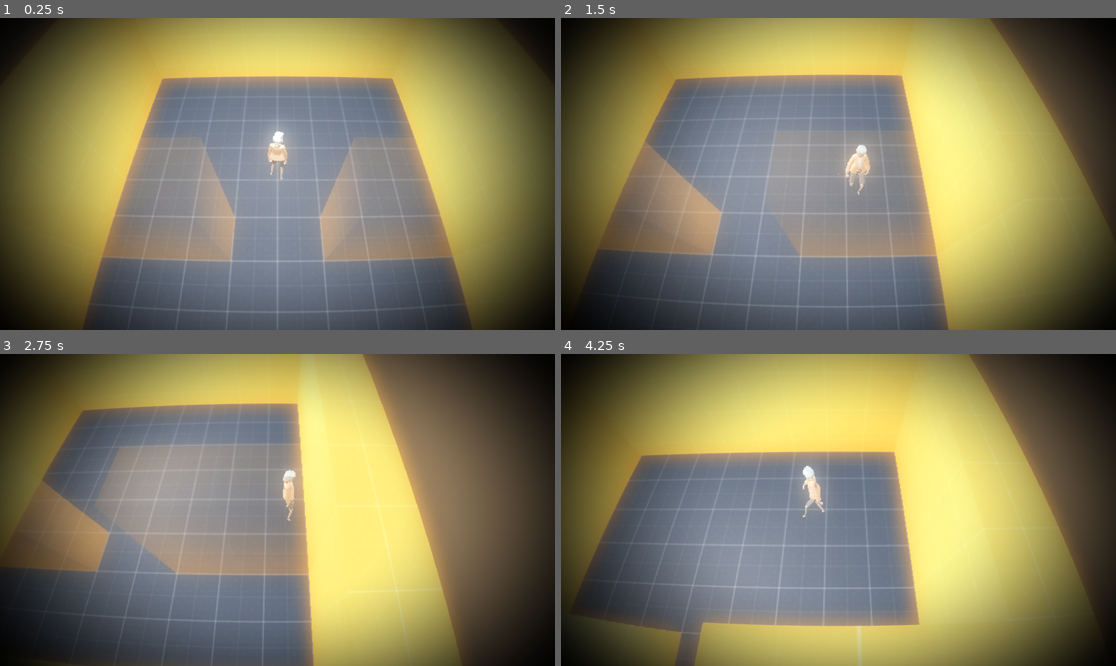
Above: before the commit, frames 1-4 (two rows, left to right).
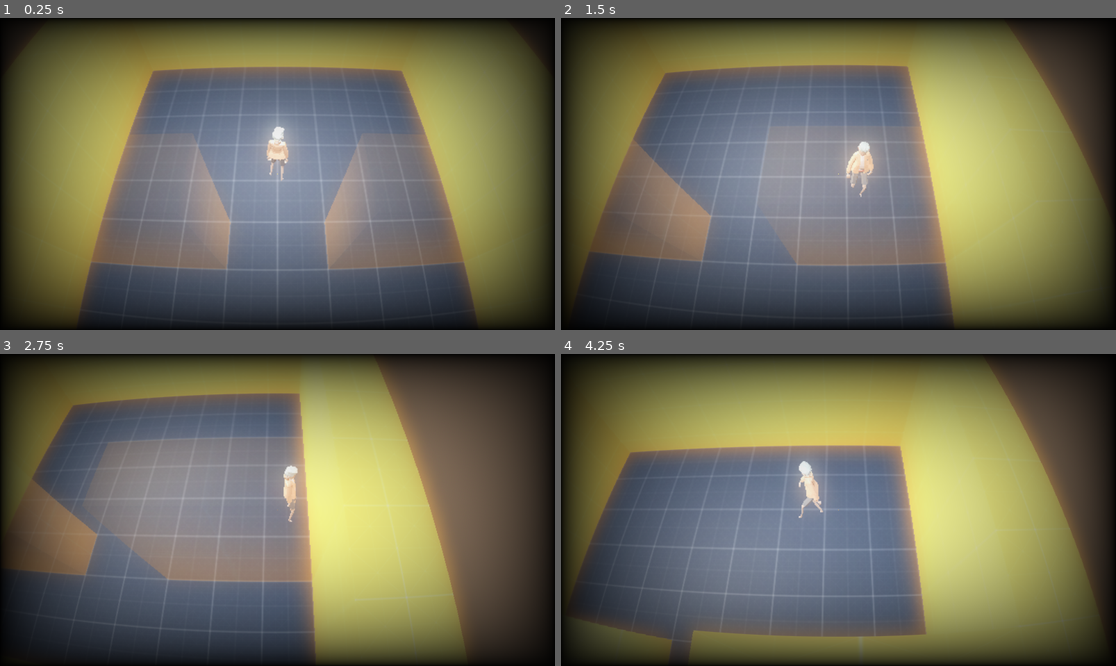
Above: after the commit, the same moments.

Repository: rafaeldelboni/godot-top-down-camera
Game: Godot game, scene res://scenes/main.tscn
The game is run twice, just before and just after one commit, with the same random seed, the same clock (stepped at 60 frames per second) and the same inputs.
Inputs:
- Up to frame 1 (0.25 s): no input
- Up to frame 2 (1.5 s): hold D (right) 0.53-1.28 s; tap Shift (run) at 0.6, 1.35 s; hold S (backward) from 1.28 s (still down)
- Up to frame 3 (2.75 s): release S (backward) at 2.03 s; hold D (right) from 2.03 s (still down); tap Shift (run) at 2.1 s
- Up to frame 4 (4.25 s): release D (right) at 2.78 s; hold W (forward) 2.78-3.53 s; tap Shift (run) at 2.85, 3.6 s; hold A (left) from 3.53 s (still down)

The runs differ from the first frame. In frame 1, 40% of the frame differs, in the area x 0-100%, y 0-100%; in frame 2, 43%; in frame 3, 39%; in frame 4, 48%.

Commit message:
refact: better shaders code

Diff:
--- a/scenes/main.tscn
+++ b/scenes/main.tscn
@@ -7,6 +7,12 @@
 [ext_resource type="PackedScene" uid="uid://bhbdpbplq2rot" path="res://scenes/top_down_camera.tscn" id="4_jm68s"]
 [ext_resource type="Shader" path="res://shaders/vignette.gdshader" id="6_p8nji"]
 [ext_resource type="Shader" path="res://shaders/fisheye.gdshader" id="7_3gavx"]
+
+[sub_resource type="Gradient" id="Gradient_gk1f3"]
+colors = PackedColorArray(0, 0.0239335, 0.0993185, 1, 1, 1, 1, 1)
+
+[sub_resource type="GradientTexture1D" id="GradientTexture1D_scp7k"]
+gradient = SubResource("Gradient_gk1f3")
 
 [sub_resource type="ProceduralSkyMaterial" id="ProceduralSkyMaterial_lx0gb"]
 sky_horizon_color = Color(0.64625, 0.65575, 0.67075, 1)
@@ -22,6 +28,8 @@
 glow_enabled = true
 glow_bloom = 1.0
 adjustment_enabled = true
+adjustment_contrast = 1.1
+adjustment_color_correction = SubResource("GradientTexture1D_scp7k")
 
 [sub_resource type="CameraAttributesPractical" id="CameraAttributesPractical_iwye1"]
 exposure_multiplier = 1.5
@@ -32,15 +40,13 @@
 
 [sub_resource type="ShaderMaterial" id="ShaderMaterial_uumoy"]
 shader = ExtResource("7_3gavx")
-shader_parameter/amount = 1.25
+shader_parameter/effect_amount = 1.5
 
 [sub_resource type="ShaderMaterial" id="ShaderMaterial_8dnuw"]
 shader = ExtResource("6_p8nji")
-shader_parameter/player_position = Vector2(0.5, 0.5)
-shader_parameter/color = Color(0, 0, 0, 1)
-shader_parameter/MULTIPLIER = 0.75
-shader_parameter/SCALE = 1.0
-shader_parameter/SOFTNESS = 0.65
+shader_parameter/vignette_intensity = 0.75
+shader_parameter/vignette_opacity = 0.75
+shader_parameter/vignette_rgb = Color(0, 0, 0, 1)
 
 [node name="world" type="Node3D"]
 
--- a/scenes/player/animation.gd
+++ b/scenes/player/animation.gd
@@ -13,6 +13,5 @@
 	animation_player["playback_default_blend_time"] = 0.2
 
 func set_moving_speed(value : float) -> void:
-	print(value)
 	move_speed = clamp(value, 0.0, 1.0)
 	self.set(moving_blend_path, move_speed)
--- a/shaders/fisheye.gdshader
+++ b/shaders/fisheye.gdshader
@@ -1,43 +1,58 @@
+// Converted from https://www.shadertoy.com/view/td2GzW
 shader_type canvas_item;
-
-uniform float amount = 0.0;
 uniform sampler2D SCREEN_TEXTURE : hint_screen_texture, filter_linear_mipmap;
 
+// Anti fish eye (negative amount) / fish eye (positive)
+uniform float effect_amount : hint_range(-1.5, 1.5) = 1.0;
+
 void fragment() {
-	// godot rewiring
+	// glsl -> godot shader
 	vec2 iResolution = 1.0 / SCREEN_PIXEL_SIZE;
 	vec4 fragCoord = FRAGCOORD;
-	vec2 p = fragCoord.xy / iResolution.x;//normalized coords with some cheat
-	                                                         //(assume 1:1 prop)
-	float prop = iResolution.x / iResolution.y;//screen proroption
-	vec2 m = vec2(0.5, 0.5 / prop);//center coords
-	vec2 d = p - m;//vector from center to current fragment
-	float r = sqrt(dot(d, d)); // distance of pixel from center
 
-	float power = amount;
+	//normalized coords
+	vec2 p = fragCoord.xy / iResolution.x;
 
-	float bind;//radius of 1:1 effect
+	//screen proroption
+	float prop = iResolution.x / iResolution.y;
+
+	//center coords
+	vec2 m = vec2(0.5, 0.5 / prop);
+
+	//vector from center to current fragment
+	vec2 d = p - m;
+
+	// distance of pixel from center
+	float r = sqrt(dot(d, d));
+
+	float power = effect_amount;
+
+	//radius of 1:1 effect
+	float bind;
+
+	//stick to borders
 	if (power > 0.0)
-        bind = sqrt(dot(m, m));//stick to corners
-	else {if (prop < 1.0)
-        bind = m.x;
-    else
-        bind = m.y;}//stick to borders
+		bind = sqrt(dot(m, m));
+	else {
+		if (prop < 1.0)
+    		bind = m.x;
+    	else
+        	bind = m.y;
+	}
 
-	//Weird formulas
 	vec2 uv;
-	if (power > 0.0)//fisheye
+	//fisheye
+	if (power > 0.0)
 		uv = m + normalize(d) * tan(r * power) * bind / tan( bind * power);
-	else if (power < 0.0)//antifisheye
+	//antifisheye
+	else if (power < 0.0)
 		uv = m + normalize(d) * atan(r * -power * 10.0) * bind / atan(-power * bind * 10.0);
-	else uv = p;//no effect for power = 1.0
-
+	//no effect for power = 1.0
+	else
+		uv = p;
     uv.y *= prop;
 
 	vec3 col = texture(SCREEN_TEXTURE, uv).rgb;
 
-    // inverted
-	//vec3 col = texture(iChannel0, vec2(uv.x, 1.0 - uv.y)).rgb;//Second part of cheat
-	                                                  //for round effect, not elliptical
 	COLOR = vec4(col, 1.0);
 }
--- a/shaders/vignette.gdshader
+++ b/shaders/vignette.gdshader
@@ -1,29 +1,23 @@
 shader_type canvas_item;
-uniform vec2 player_position;
-uniform vec4 color : source_color = vec4(0.305, 0.298, 0.341,1);
 
-uniform float MULTIPLIER = 0.56;
-uniform float SCALE = 0.5;
-uniform float SOFTNESS = 0.65;
+uniform float vignette_intensity = 0.4;
+uniform float vignette_opacity : hint_range(0.0, 1.0) = 0.5;
+uniform vec4 vignette_rgb : source_color = vec4(0.0, 0.0, 0.0, 1.0);
 
+uniform sampler2D SCREEN_TEXTURE : hint_screen_texture, filter_linear_mipmap;
 
-float circle(vec2 position, float radius, float feather)
-{
-	return smoothstep(radius, radius + feather, dot(position, position ) * 8.0);
-}
-
-float vigTypeB(vec2 dude){
-	float vignette = circle(dude - vec2(player_position.x,player_position.y ), 0.1, 0.5);
-	return vignette;
-}
-
-float vigTypeA(vec2 dude){
-	float val = distance(vec2(dude.x , dude.y * MULTIPLIER), vec2(player_position.x , player_position.y * MULTIPLIER));
-	val = val / SCALE;
-	float vignette = smoothstep(0.2, SOFTNESS, val);
-	return vignette;
+float vignette(vec2 uv){
+	uv *= 1.0 - uv.xy;
+	float vignette = uv.x * uv.y * 15.0;
+	return pow(vignette, vignette_intensity * vignette_opacity);
 }
 
 void fragment(){
-	COLOR = vec4(color.rgb , vigTypeA(UV));
+	vec4 color = texture(SCREEN_TEXTURE, SCREEN_UV);
+	vec4 text = texture(TEXTURE, UV);
+
+	text.rgba *= (vignette_rgb.rgba);
+	text.rgba *= (1.0 - vignette(UV));
+
+	COLOR = vec4((text.rgb)*color.rgb,text.a);
 }
Not shown: 1 places in scenes/main.tscn that only renumber resources
